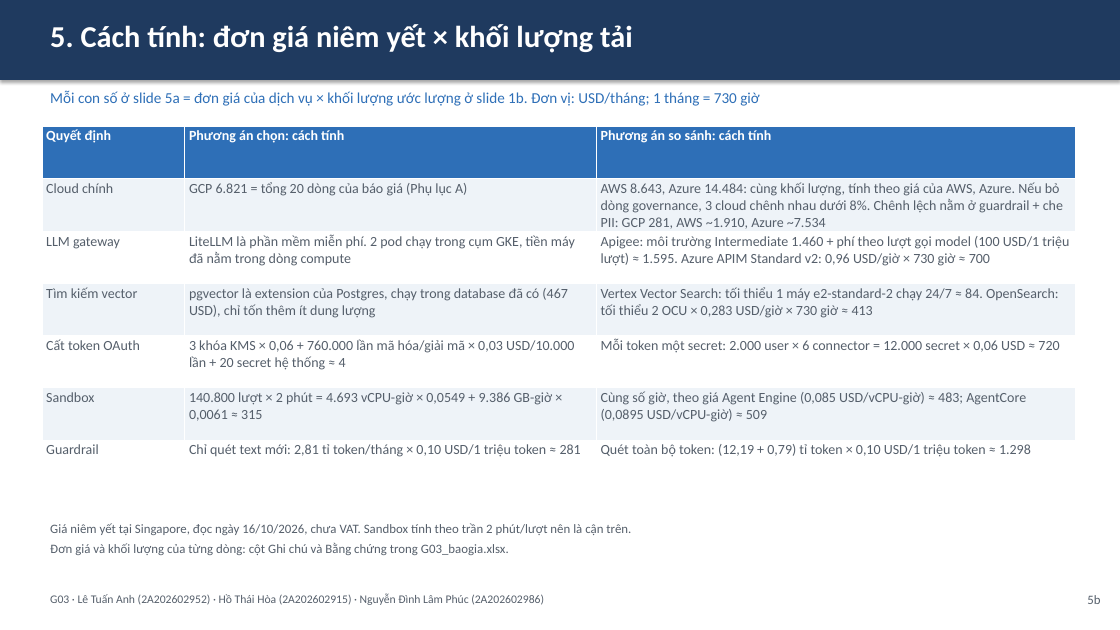
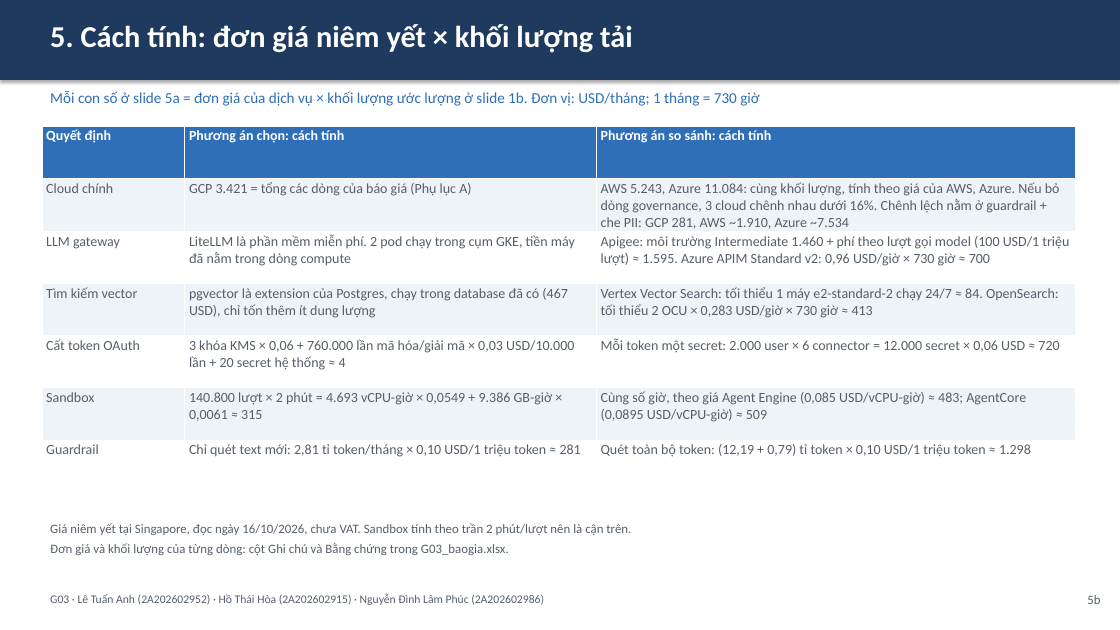
Before and after one commit to anhltsefpt/VBot-production-capstone, a slide deck: slide 8 of anh-le/G03_slide.pptx. Drawn at 1120x630 pixels with LibreOffice and Linux fonts; fonts in the diff are those of the drawing. Boxes give left, top, right and bottom in pixels: in the first picture for what was removed or moved away, otherwise in the second. Text is boxed around its words. In the diff, an @@ line names an element or a change of style, - is before the commit and + after.

```diff
--- a/anh-le/G03_slide.pptx
+++ b/anh-le/G03_slide.pptx
@@ table at (42, 126, 1075, 491) @@
-row 2, column 2: GCP 6.821 = tổng 20 dòng của báo giá (Phụ lục A)
+row 2, column 2: GCP 3.421 = tổng các dòng của báo giá (Phụ lục A)
-row 2, column 3: AWS 8.643, Azure 14.484: cùng khối lượng, tính theo giá của AWS, Azure. Nếu bỏ dòng governance, 3 cloud chênh nhau dưới 8%. Chênh lệch nằm ở guardrail + che PII: GCP 281, AWS ~1.910, Azure ~7.534
+row 2, column 3: AWS 5.243, Azure 11.084: cùng khối lượng, tính theo giá của AWS, Azure. Nếu bỏ dòng governance, 3 cloud chênh nhau dưới 16%. Chênh lệch nằm ở guardrail + che PII: GCP 281, AWS ~1.910, Azure ~7.534
```
Also in this commit, not shown: 6 other slides changed, 8 other files.
